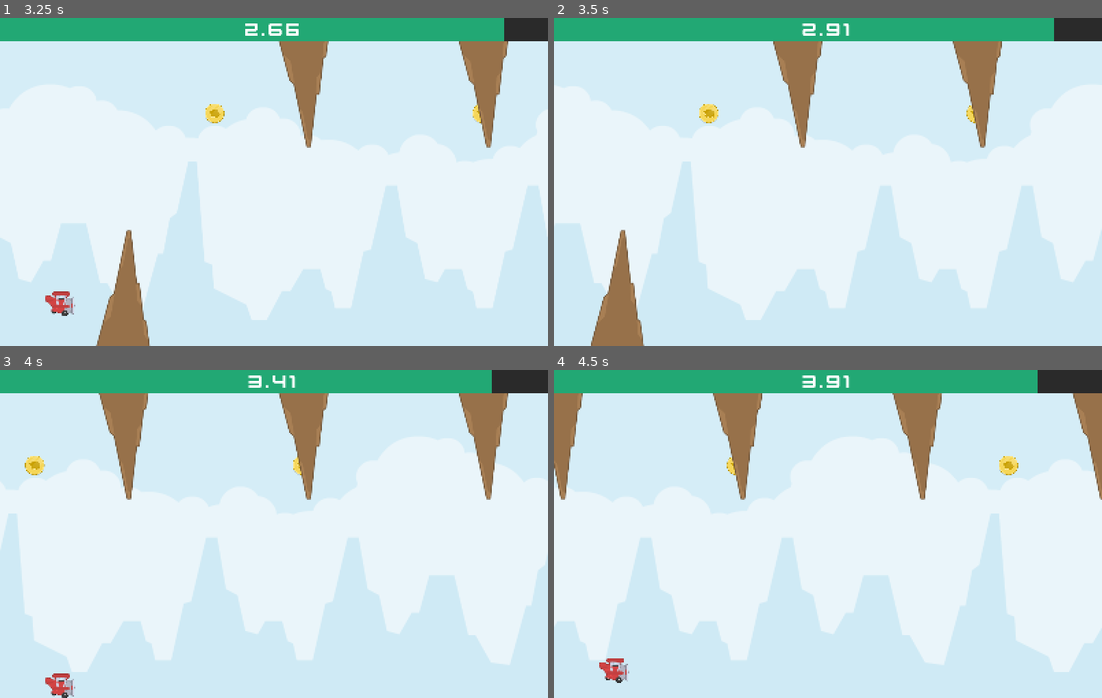
Above: before the commit, frames 1-4 (two rows, left to right).
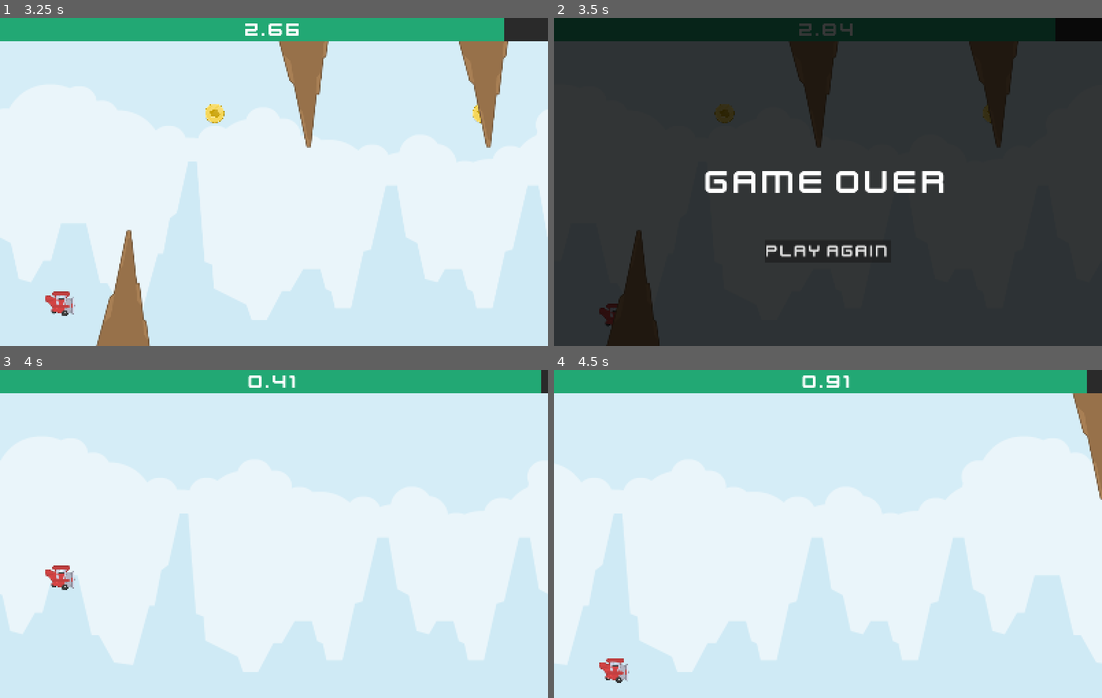
Above: after the commit, the same moments.

Repository: boflynn/tappy-plane
Game: Godot game, scene res://Menu.tscn
Two runs of this game, one before a commit and one after it. Both use one fixed random seed, a clock stepped at 60 frames per second and the inputs below.
Inputs (mouse positions are in pixels of both pictures, inside the frame that each line leads up to):
- Up to frame 1 (3.25 s): click "Play" at 0.5 s; move the mouse to (394, 165) at 1.27 s; click (394, 165) at 1.35 s; move the mouse to (164, 198) at 2.02 s; click (164, 198) at 2.1 s; move the mouse to (328, 109) at 2.77 s; click (328, 109) at 2.85 s
- Up to frame 2 (3.5 s): no input
- Up to frame 3 (4 s): click (274, 602) at 3.5 s, where only the run after the commit has a clickable "Play Again"
- Up to frame 4 (4.5 s): move the mouse to (800, 599) at 4.27 s; click (800, 599) at 4.35 s

Frame 1 is identical in both runs. In frame 2, 99% of the frame differs, in the area x 0-100%, y 0-100%; in frame 3, 21%; in frame 4, 20%.

Commit message:
Add game over logic

Diff:
--- a/Main.tscn
+++ b/Main.tscn
@@ -141,6 +141,7 @@
 vertical_alignment = 1
 
 [node name="PlayAgain" type="Button" parent="GameOver"]
+process_mode = 3
 layout_mode = 1
 anchors_preset = 8
 anchor_left = 0.5
--- a/Obstacle.tscn
+++ b/Obstacle.tscn
@@ -3,10 +3,11 @@
 [ext_resource type="Texture2D" uid="uid://bipyvfbk3qa2p" path="res://assets/Obstacle.png" id="1_nfn2k"]
 
 [node name="Obstacle" type="Area2D" groups=["lefties"]]
-scale = Vector2(1.5, 1.5)
 
 [node name="Sprite2D" type="Sprite2D" parent="."]
+scale = Vector2(1.5, 1.5)
 texture = ExtResource("1_nfn2k")
 
 [node name="CollisionPolygon2D" type="CollisionPolygon2D" parent="."]
+scale = Vector2(1.5, 1.5)
 polygon = PackedVector2Array(-54, -119, 53, -119, 14, 120, 14, 120)
--- a/game_over.gd
+++ b/game_over.gd
@@ -1,4 +1,5 @@
 extends Control
 
 func _on_play_again_pressed() -> void:
+	get_tree().paused = false
 	get_tree().reload_current_scene()
--- a/main.gd
+++ b/main.gd
@@ -14,9 +14,11 @@
 	for lefty in get_tree().get_nodes_in_group("lefties"):
 		lefty.position.x -= delta * background_movement_speed
 
-	if health > health_decrease_speed:
+	if health > 0:
 		health -= delta * health_decrease_speed
 		$UI/HealthBar.value = health
+	else:
+		game_over()
 
 	score += delta
 	var formatted_score: String = str(score)
@@ -29,6 +31,7 @@
 	var obstacle_instance : Area2D = obstacle.instantiate()
 
 	obstacle_instance.position.x = spawned_obstacle_position_x
+	obstacle_instance.body_entered.connect(_on_obstacle_collided)
 
 	if top:
 		obstacle_instance.position.y = 200
@@ -56,3 +59,11 @@
 	health += 4
 	health = clamp(health, 0, 100)
 	coin_instance.queue_free()
+
+func _on_obstacle_collided(body: Node2D) -> void:
+	if(body.is_in_group("player")):
+		game_over()
+
+func game_over() -> void:
+	$GameOver.show()
+	get_tree().paused = true
